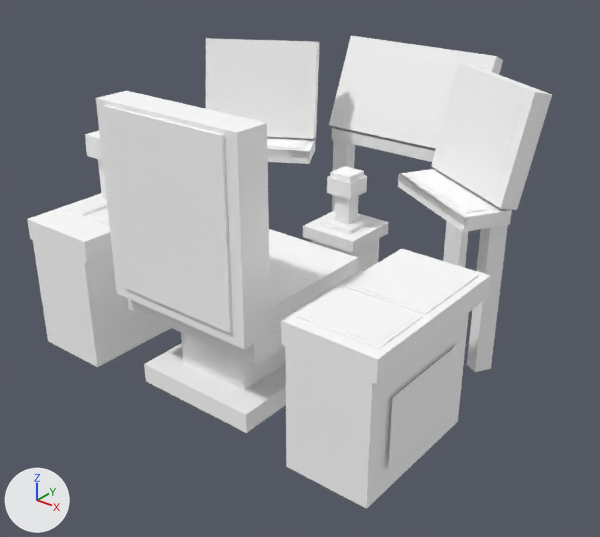
The OBJ model src/main/resources/assets/vandorlabs/models/block/cockpits/cockpit_b/low.obj as it was, and as the next commit left it.
Camera for both pictures: a 50 mm lens placed at (3.27, -2.93, 2.15), pointed at (1.02, -0.12, 0.41). The lights are fixed; the arrows at lower left show +X, +Y and +Z. The older version comes first. Where no turn or scale is listed for an object, it has been applied to the vertices. Vertices at exactly the same position are counted once.

In view in the first picture: 'low'.
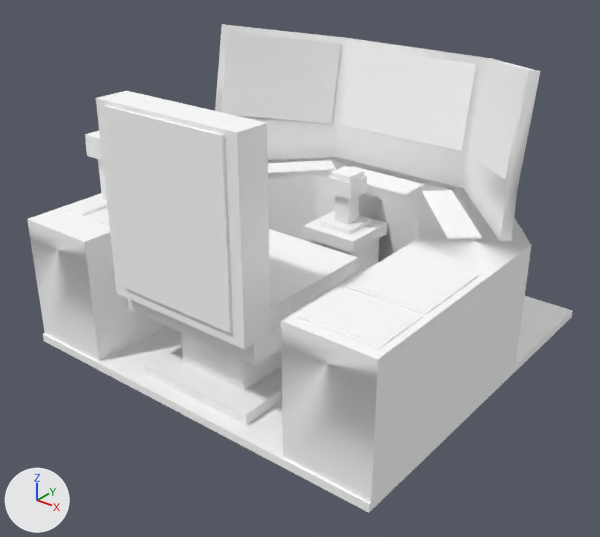
Boxes (x1, y1, x2, y2) around the edits, measured in the pictures (600 x 537 px; the box of a moved part takes in the faces that stretch with it):
'low', reshaped: before (27, 36, 552, 509); after (27, 24, 573, 513)
part 1 of me_low, added: after (43, 296, 573, 513)
part 2 of me_low, moved or reshaped: before (267, 138, 307, 150); after (268, 160, 336, 174)
part 3 of me_low, moved or reshaped: before (267, 139, 305, 148); after (268, 161, 333, 172)
part 4 of me_low, moved or reshaped: before (341, 48, 481, 136); after (340, 45, 476, 151)
part 5 of me_low, moved or reshaped: before (408, 170, 495, 214); after (422, 190, 482, 239)
part 6 of me_low, moved or reshaped: before (411, 171, 491, 211); after (424, 191, 479, 237)
part 7 of me_low, added: after (350, 166, 425, 195)
part 8 of me_low, added: after (351, 167, 421, 193)
part 9 of me_low, rebuilt (6% wider, 9% shorter): before (206, 38, 319, 139); after (221, 32, 341, 124)
part 10 of me_low, rebuilt (53% narrower, 22% shorter): before (431, 63, 552, 210); after (468, 65, 524, 180)
part 11 of me_low, added: after (215, 24, 540, 241)
part 12 of me_low, deleted: before (33, 51, 521, 509)
part 13 of me_low, moved or reshaped: before (329, 36, 503, 268); after (30, 157, 531, 502)

The change, as a list of edits to the scene's bpy script:
```text
Change me_low:
    used by ob_low; location = (0.0, 0.0, 0.0)
    remove me_low.from_pydata(...)  # 466 vertices, 354 faces; spans x 0.01..1.99, y -0.92..0.99, z 0.0..1.33
    add me_low.from_pydata(...)  # 392 vertices, 323 faces; spans x 0.02..1.98, y -0.92..0.97, z 0.0..1.39
    me_low part 1: a new loose piece, a box spanning x 0.016..1.984, y -0.919..0.969, z 0.0..0.041, in mat_housing_dark (its picture is missing)
    me_low part 2: the loose piece of 8 vertices spanning x 0.16..0.68, y 0.07..0.45, z 0.81..0.83 is turned 17.8 degrees about the z axis through its middle and scaled by 1.14, then moved by (0.05, 0.13, -0.16)
    me_low part 3: the loose piece of 8 vertices spanning x 0.17..0.67, y 0.08..0.44, z 0.83 is turned 17.8 degrees about the z axis through its middle and scaled by 1.15, then moved by (0.05, 0.13, -0.16)
    me_low part 4: the loose piece of 8 vertices spanning x 0.62..1.38, y 0.73..0.88, z 0.9..1.25 is scaled about its middle by (1.01, 0.522, 1.23), then moved by (0.0, -0.03, -0.01)
    me_low part 5: the loose piece of 8 vertices spanning x 1.32..1.84, y 0.07..0.45, z 0.81..0.83 is turned -17.8 degrees about the z axis through its middle and scaled by 1.14, then moved by (-0.05, 0.13, -0.16)
    me_low part 6: the loose piece of 8 vertices spanning x 1.33..1.83, y 0.08..0.44, z 0.83 is turned -17.8 degrees about the z axis through its middle and scaled by 1.15, then moved by (-0.05, 0.13, -0.16)
    me_low part 7: a new loose piece, a box spanning x 0.77..1.23, y 0.461..0.652, z 0.651..0.662, in mat_mechanism (its picture is missing)
    me_low part 8: a new loose piece, a box spanning x 0.7812..1.2188, y 0.4719..0.6406, z 0.6622..0.6634, in mat_blank (its picture is missing)
    me_low part 9: the loose piece of 8 vertices spanning x 0.03..0.64, y 0.18..0.64, z 0.82..1.32 is rebuilt with 8 vertices and now spans x 0.16..0.58, y 0.27..0.79, z 0.85..1.35, in mat_blank (its picture is missing)
    me_low part 10: the loose piece of 8 vertices spanning x 1.36..1.97, y 0.18..0.64, z 0.82..1.32 is rebuilt with 8 vertices and now spans x 1.42..1.84, y 0.27..0.79, z 0.85..1.35, in mat_blank (its picture is missing)
    me_low part 11: a new loose piece of 24 vertices spanning x 0.1..1.9, y 0.24..0.87, z 0.66..1.39
    me_low part 12: 12 loose pieces with 108 vertices, spanning x 0.01..1.99, y -0.91..0.63, z 0.0..1.28, are deleted
    me_low part 13
    38 vertices are removed from x 0.56..1.44, y 0.71..0.99, z 0.0..1.3
    32 faces are deleted
    16 vertices are added at x 0.02..1.98, y 0.06..0.95, z 0.04..0.66
    8 new vertices lie (0.0, 0.0, -0.52) away from vertices in x 0.02..1.98, y -0.91..-0.09, z 0.56
    38 new faces join them, mat_housing (its picture is missing)
```
